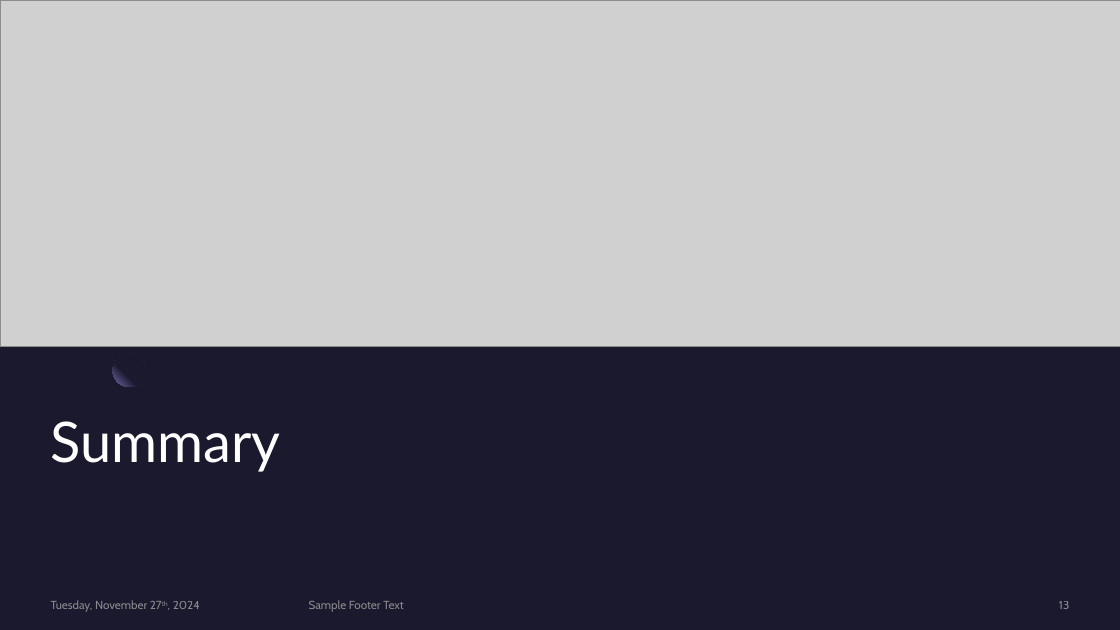
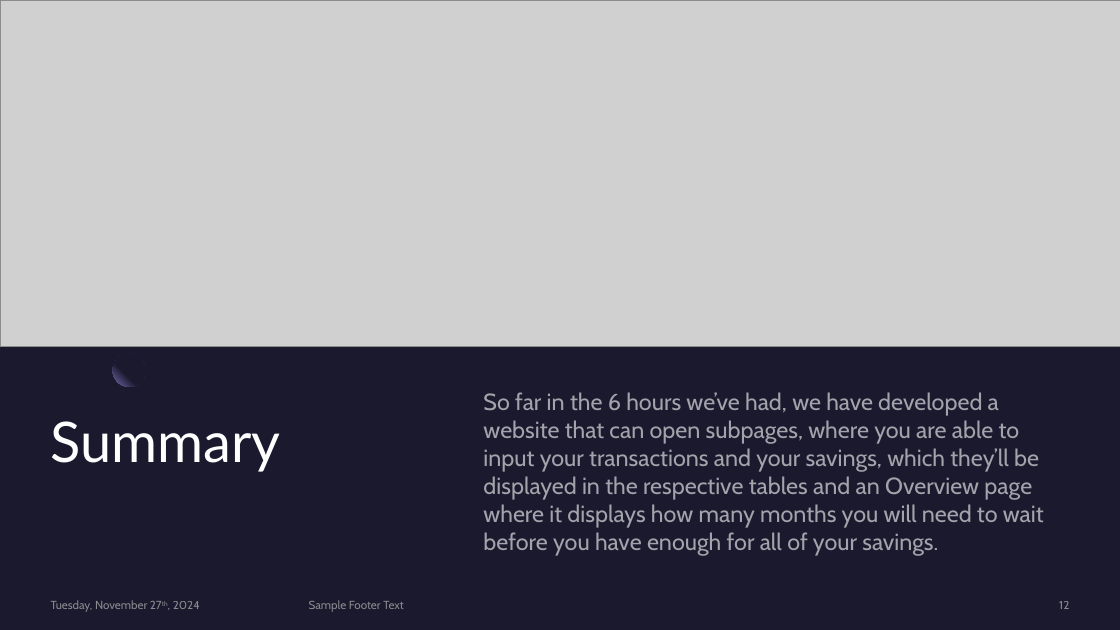
Before and after one commit to Edward-Pratt/2024NovHackathon, a slide deck: slide 12 of res/Smart Budget Presentation.pptx (slide 13 before the commit). Drawn at 1120x630 pixels with LibreOffice and Linux fonts; fonts in the diff are those of the drawing; grey boxes stand for pictures. Boxes give left, top, right and bottom in pixels: in the first picture for what was removed or moved away, otherwise in the second. Text is boxed around its words. In the diff, an @@ line names an element or a change of style, - is before the commit and + after.

```diff
--- a/res/Smart Budget Presentation.pptx
+++ b/res/Smart Budget Presentation.pptx
@@ text added at box(483, 392, 1044, 556), 20 pt, text #FFFFFF at 60% opacity @@
+So far in the 6 hours we’ve had, we have developed a website that can open subpages, where you are able to input your transactions and your savings, which they’ll be displayed in the respective tables and an Overview page where it displays how many months you will need to wait before you have enough for all of your savings.
@@ page number at box(1059, 601, 1069, 609): text changed @@
-13
+12
```
Also in this commit, not shown: 4 other slides changed.
